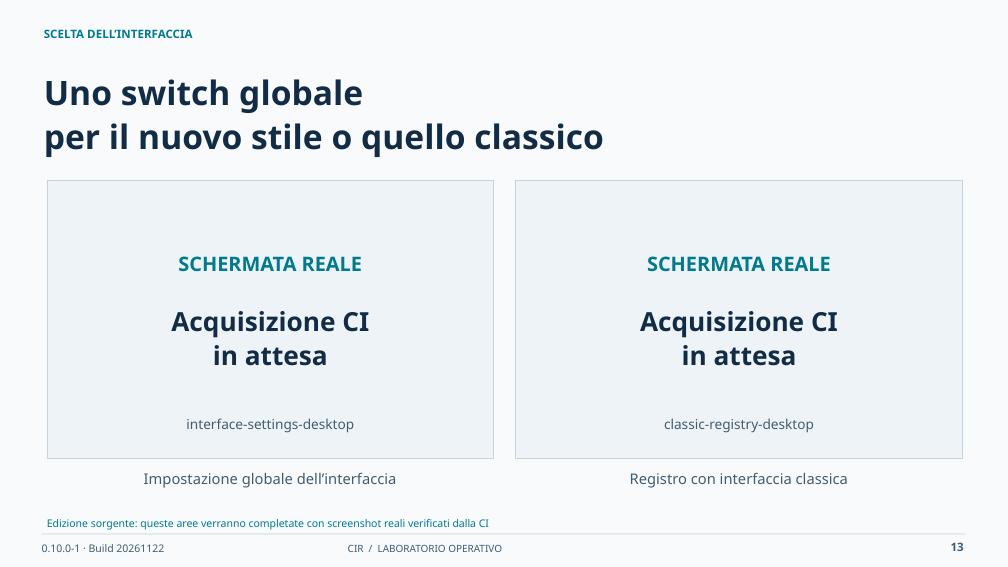
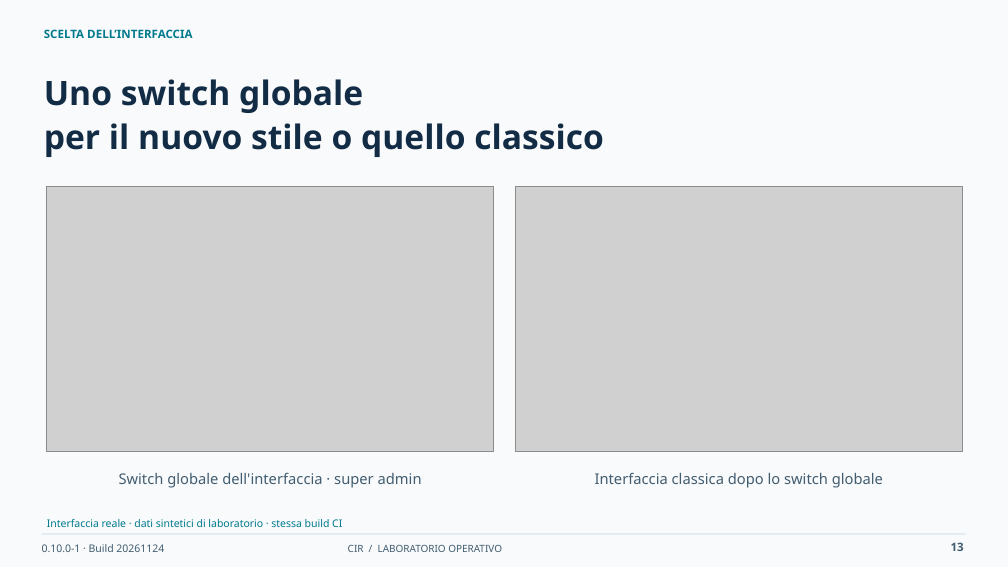
Before and after one commit to desalvo/cybersecurity-incident-registry, a slide deck: slide 13 of docs/presentation/CIR_Operational_Training_IT.pptx. Drawn at 1008x567 pixels with LibreOffice and Linux fonts; fonts in the diff are those of the drawing; grey boxes stand for pictures. Boxes give left, top, right and bottom in pixels: in the first picture for what was removed or moved away, otherwise in the second. Text is boxed around its words. In the diff, an @@ line names an element or a change of style, - is before the commit and + after.

```diff
--- a/docs/presentation/CIR_Operational_Training_IT.pptx
+++ b/docs/presentation/CIR_Operational_Training_IT.pptx
@@ rectangle removed at [47, 180, 494, 458] @@
@@ picture added at [47, 187, 494, 452] @@
@@ rectangle removed at [516, 180, 963, 458] @@
@@ picture added at [516, 187, 963, 452] @@
@@ text removed at [178, 256, 362, 272] @@
-SCHERMATA REALE
@@ text removed at [647, 256, 830, 272] @@
-SCHERMATA REALE
@@ text removed at [171, 311, 369, 366] @@
-Acquisizione CI
-in attesa
@@ text removed at [640, 311, 838, 366] @@
-Acquisizione CI
-in attesa
@@ text removed at [186, 418, 354, 433] @@
-interface-settings-desktop
@@ text removed at [664, 418, 814, 433] @@
-classic-registry-desktop
@@ text at [119, 473, 422, 488]: text changed @@
-Impostazione globale dell’interfaccia
+Switch globale dell'interfaccia · super admin
@@ text at [595, 473, 883, 488]: text changed @@
-Registro con interfaccia classica
+Interfaccia classica dopo lo switch globale
@@ text at [47, 519, 342, 527]: text changed @@
-Edizione sorgente: queste aree verranno completate con screenshot reali verificati dalla CI
+Interfaccia reale · dati sintetici di laboratorio · stessa build CI
@@ text at [42, 544, 164, 552]: text changed @@
-0.10.0-1 · Build 20261122
+0.10.0-1 · Build 20261124
```
Also in this commit, not shown: 33 other slides changed, 37 other files.
